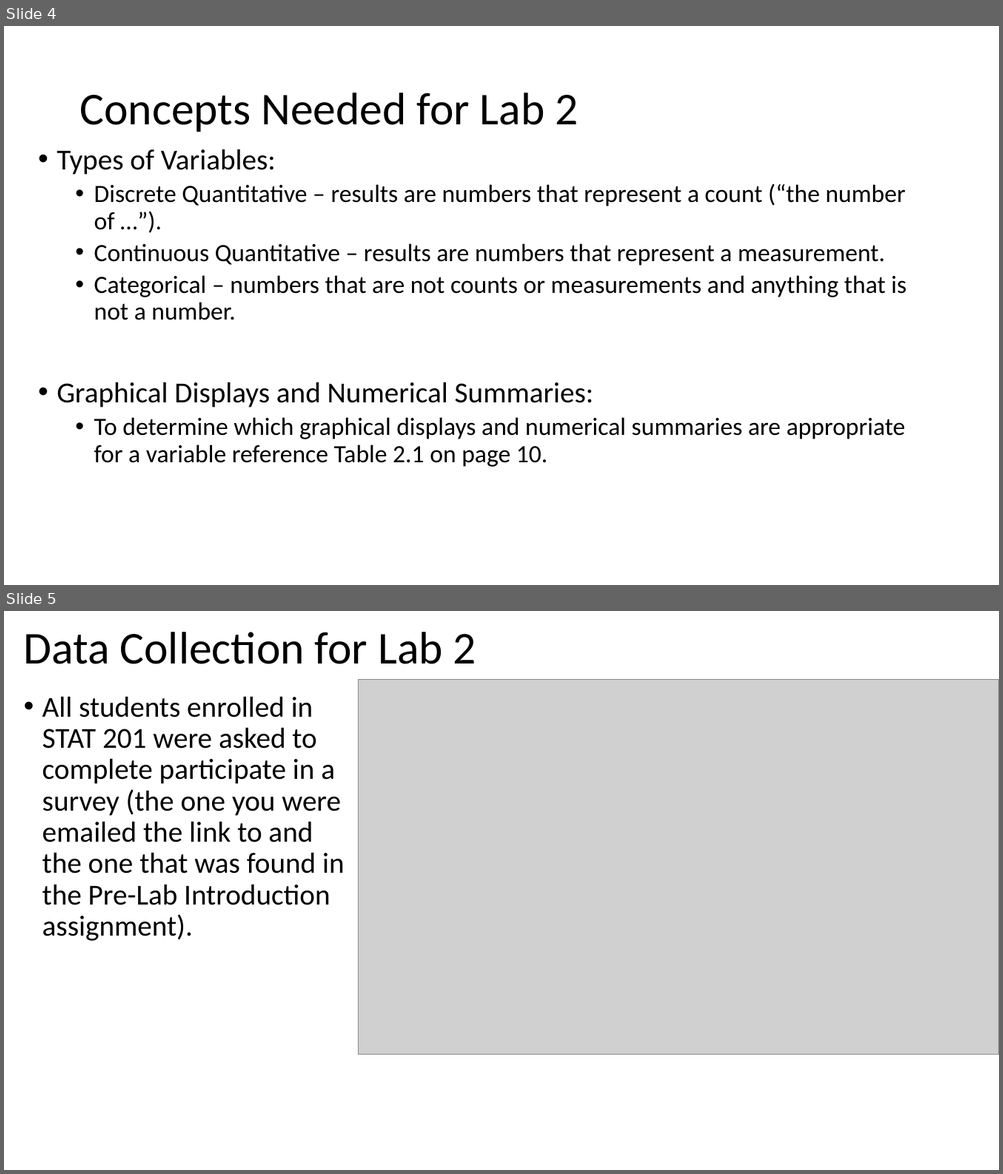
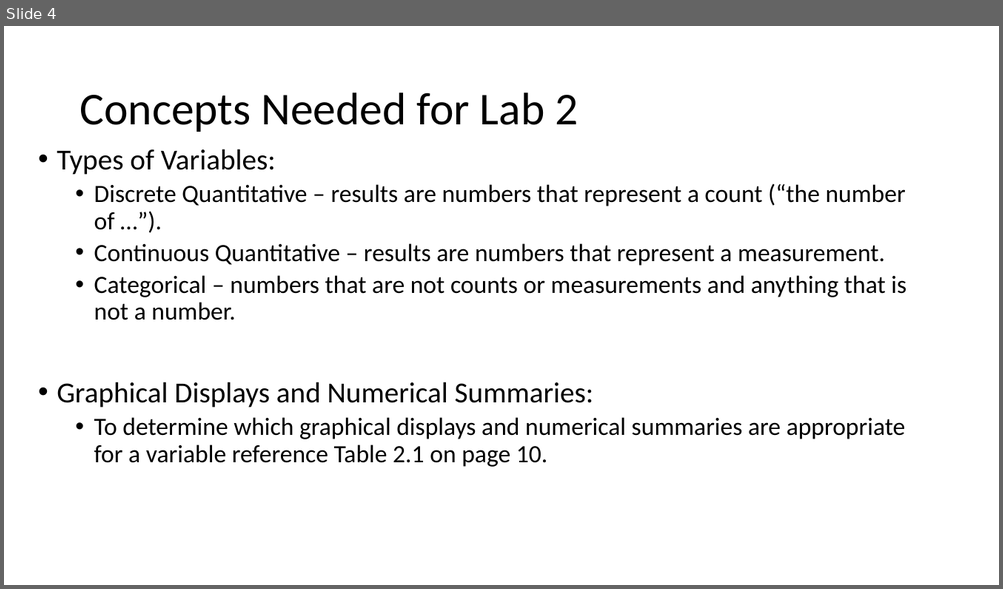
Before and after one commit to Shanlearning/Stat-201-teaching, a slide deck: Lab2/Lab 2.pptx. Shown one above the other, each under a label of ours: slides 4 and 5 before the commit, slide 4 after it. The pictures are 1003x1174 and 1003x589 pixels, drawn with LibreOffice and Linux fonts; fonts in the diff are those of the drawing; grey boxes stand for pictures. Boxes give left, top, right and bottom in pixels: in the first picture for what was removed or moved away, otherwise in the second. Text is boxed around its words. In the diff, an @@ line names an element or a change of style, - is before the commit and + after.

```diff
--- a/Lab2/Lab 2.pptx
+++ b/Lab2/Lab 2.pptx
@@ slide 5 removed at (4, 611, 999, 1170), background #FFFFFF @@
@@ title removed at (24, 632, 476, 664) @@
-Data Collection for Lab 2
@@ text removed at (42, 696, 344, 941) @@
-• All students enrolled in STAT 201 were asked to complete participate in a survey (the one you were emailed the link to and the one that was found in the Pre-Lab Introduction assignment).
@@ picture removed at (358, 679, 999, 1054) @@
```
Also in this commit, not shown: 8 other slides changed, 1 other slide removed, 1 other file.
